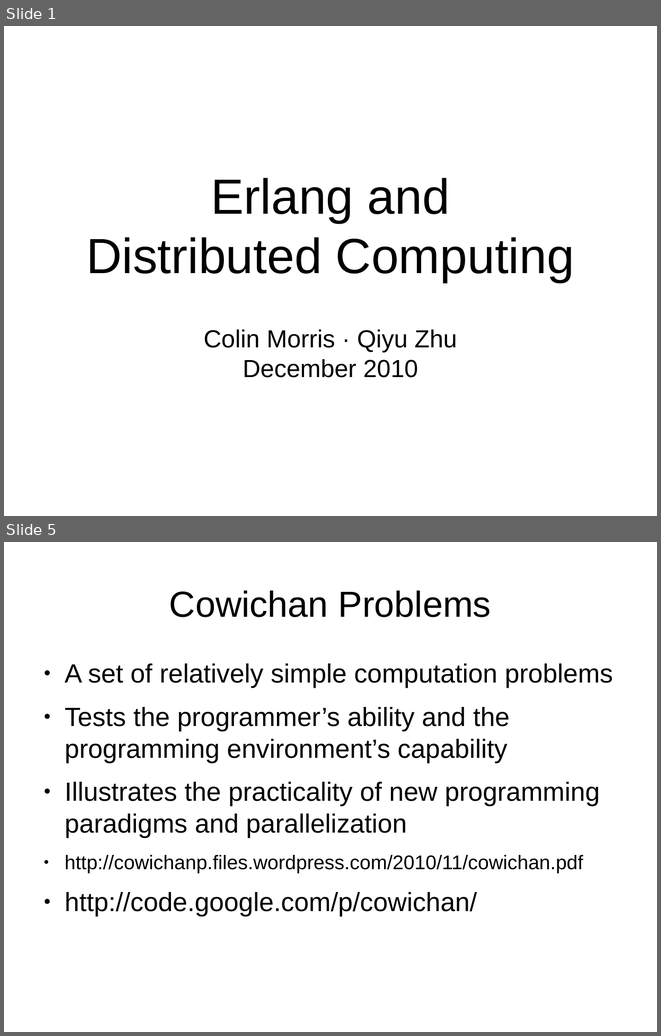
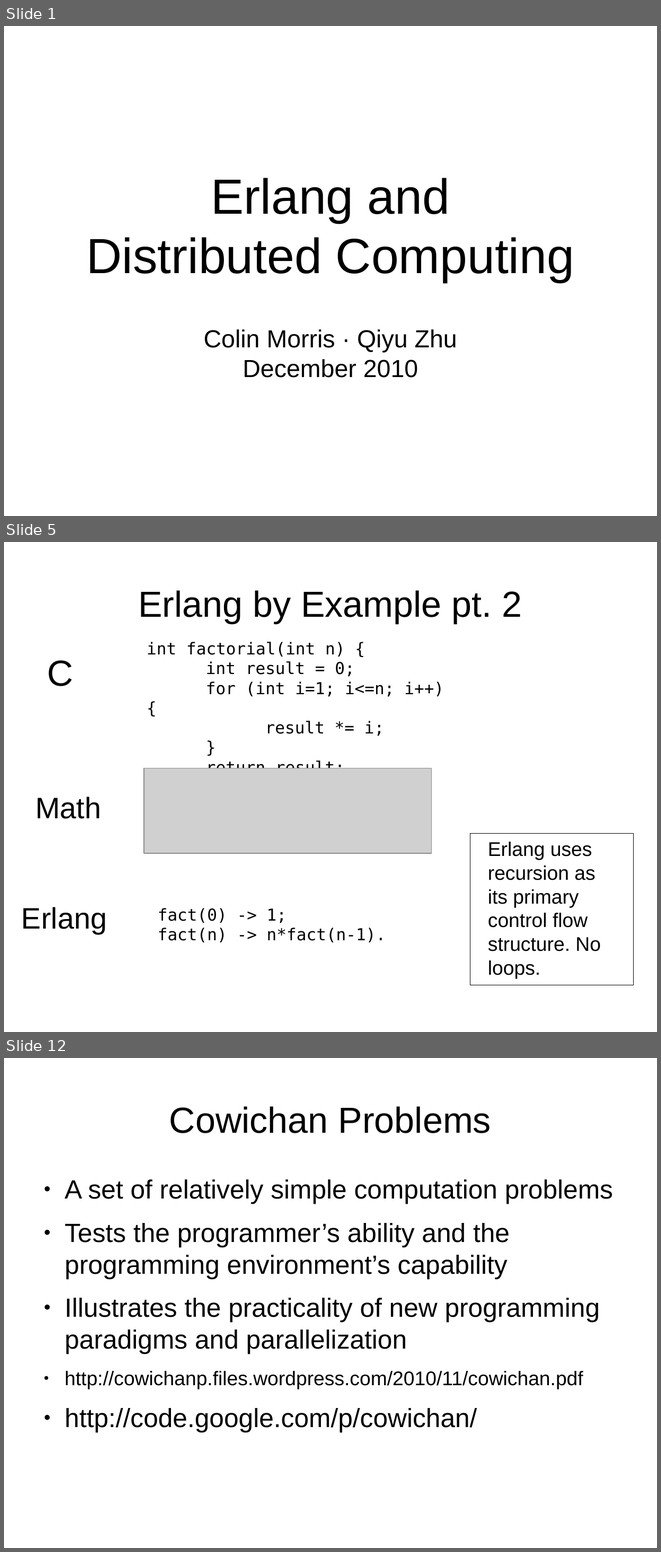
Before and after one commit to FractalDesigns/cowichan-1, a slide deck: miscellaneous/2010-12/slides.odp. Shown one above the other, each under a label of ours: slides 1 and 5 before the commit, slides 1, 5 and 12 after it; the slides between them are not shown. The pictures are 661x1036 and 661x1552 pixels, drawn with LibreOffice and Linux fonts; fonts in the diff are those of the drawing; grey boxes stand for pictures; background and template pictures are left out. Boxes give left, top, right and bottom in pixels: in the first picture for what was removed or moved away, otherwise in the second. Text is boxed around its words. In the diff, an @@ line names an element or a change of style, - is before the commit and + after.

```diff
--- a/miscellaneous/2010-12/slides.odp
+++ b/miscellaneous/2010-12/slides.odp
@@ slide 5 added at bbox=[4, 542, 657, 1032], background picture (left out) @@
@@ title added at bbox=[138, 590, 522, 623], 44 pt, text #000000 @@
+Erlang by Example pt. 2
@@ text added at bbox=[147, 642, 444, 768], 20 pt, text #000000 @@
+int factorial(int n) {
+int result = 0;
+for (int i=1; i<=n; i++){
+result *= i;
+}
+return result;
+}
@@ text added at bbox=[47, 660, 73, 686], 44 pt, text #000000 @@
+C
@@ picture added at bbox=[144, 768, 432, 853] @@
@@ text added at bbox=[35, 796, 101, 819], 36 pt, text #000000 @@
+Math
@@ rectangle added at bbox=[470, 834, 634, 985], fill #FFFFFF, outline #000000 0 pt @@
@@ text added at bbox=[488, 841, 601, 979], 24 pt, text #000000 @@
+Erlang uses recursion as its primary control flow structure. No loops.
@@ text added at bbox=[21, 907, 107, 934], 36 pt, text #000000 @@
+Erlang
@@ text added at bbox=[158, 908, 386, 942], 20 pt, text #000000 @@
+fact(0) -> 1;
+fact(n) -> n*fact(n-1).
@@ what was slide 5 is now slide 12 @@
```
Also in this commit, not shown: 3 slides changed, 18 other slides added, 4 slides removed, 1 other file.
